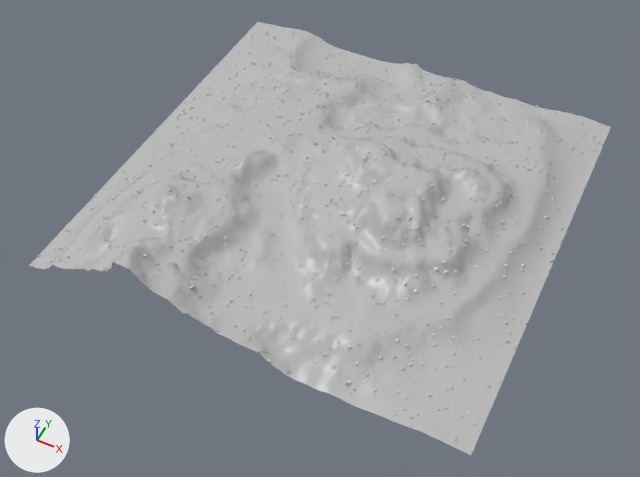
What one commit did to the FBX model Assets/Models/Demo/MarsCombinedPoly.fbx.
The view is the same before and after, from a 50 mm lens placed at (59.0, -130.7, 151.5), pointed at (-0.5, -11.5, 2.6). Lighting does not change. The marker at lower left points along +X, +Y and +Z. Where no turn or scale is listed for an object, it has been applied to the vertices.

Before the edit, the objects in view are built like this:
```python
me_landscape_001 = bpy.data.meshes.new('Landscape.001')
me_landscape_001.from_pydata(...)  # 33030 vertices, 34205 faces; spans x -50.2..50.2, y -50.2..50.3, z 4.5..21.0
# faces by material slot: [15088, 19117]
me_landscape_001.materials.append(mat_material_001)  # grey #bcbcbc
me_landscape_001.materials.append(mat_material_002)  # white #e7e7e7
ob_landscape_002 = bpy.data.objects.new('Landscape.002', me_landscape_001)
ob_landscape_002.location = (-1.3, 1.0, 0.2)
```
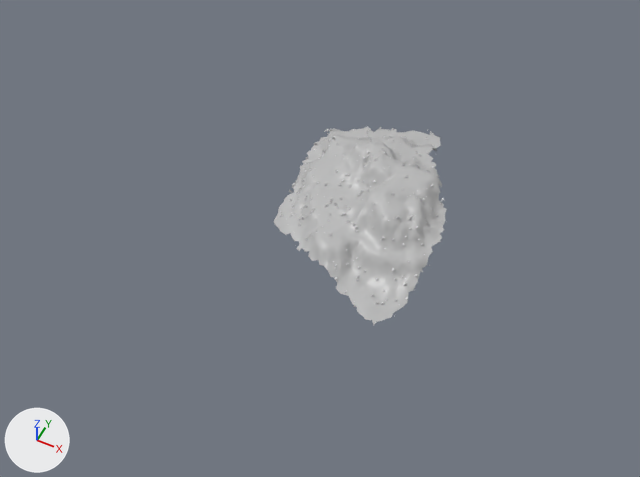
What differs and where, as boxes [x1, y1, x2, y2] in the pictures (640 x 477 px):
'Landscape.002', reshaped (70% narrower, 54% shorter): before [29, 22, 611, 455]; after [274, 126, 447, 326]
part 1 of me_landscape_001, deleted: before [34, 25, 605, 452]
part 2 of me_landscape_001, deleted: before [29, 22, 611, 455]

Patch to the scene script:
```diff
--- a/Assets/Models/Demo/MarsCombinedPoly.fbx.py
+++ b/Assets/Models/Demo/MarsCombinedPoly.fbx.py
@@ me_landscape_001 @@
 # used by ob_landscape_002; location = (-1.3, 1.0, 0.2)
-me_landscape_001.from_pydata(...)  # 33030 vertices, 34205 faces; spans x -50.2..50.2, y -50.2..50.3, z 4.5..21.0
+me_landscape_001.from_pydata(...)  # 6318 vertices, 6669 faces; spans x -10.8..28.5, y -34.6..25.8, z 6.7..21.0
+# me_landscape_001 part 1: 3210 loose pieces with 19899 vertices, spanning x -50.2..50.2, y -50.2..50.3, z 4.5..20.3, are deleted
+# me_landscape_001 part 2: 6813 vertices removed from x -50.0..50.0, y -50.0..50.0, z 5.0..20.0
 me_landscape_001.materials.append(mat_material_001)
```
